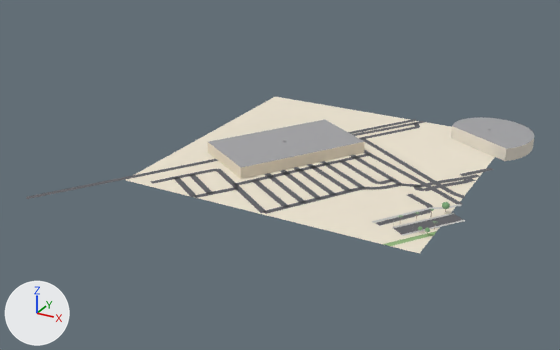
One commit to the glTF model output/dubai/tiles/tile_1_1.glb: the scene before it, then after it.
Before and after are seen from a 50 mm lens placed at (637.0, -943.0, 256.0), pointed at (348.0, -417.0, -7.0). Lighting does not change. The marker at lower left points along +X, +Y and +Z. The picture after the commit comes second. Vertices at exactly the same position are counted once.

Objects in the first picture: 'buildings_concrete_warm', 'buildings_roof', 'buildings_sandstone', 'nature_ground', 'roads_asphalt' and 3 more.
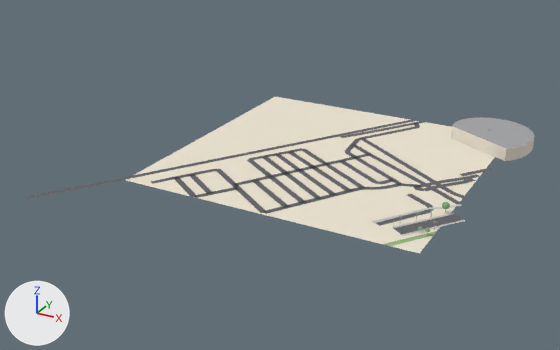
The edits, one by one:
me_buildings_roof is used by ob_buildings_roof; location (0.0, 0.0, 0.0).
me_buildings_roof had 49 vertices, 49 faces and spanned x 276.0..525.0, y -453.0..-239.0, z 10.0..13.0.
me_buildings_roof now has 37 vertices, 37 faces and spans x 452.0..525.0, y -312.0..-239.0, z 12.0..13.0.
me_buildings_roof part 1: the loose piece of 4 vertices spanning x 276.0..396.0, y -453.0..-316.0, z 10.0 is deleted.
Other edits to the shape of me_buildings_roof do not show in these pictures.
Object 'buildings_sandstone' (ob_buildings_sandstone) is deleted.

Boxes [x1, y1, x2, y2] around the edits, measured in the pictures (560 x 350 px):
'buildings_roof', reshaped (75% narrower, 37% shorter)
    before: [208, 117, 534, 168]
    after: [452, 117, 534, 149]
'buildings_sandstone', deleted (pale yellow)
    before: [208, 142, 365, 179]
part 1 of me_buildings_roof, deleted
    before: [208, 120, 365, 168]
